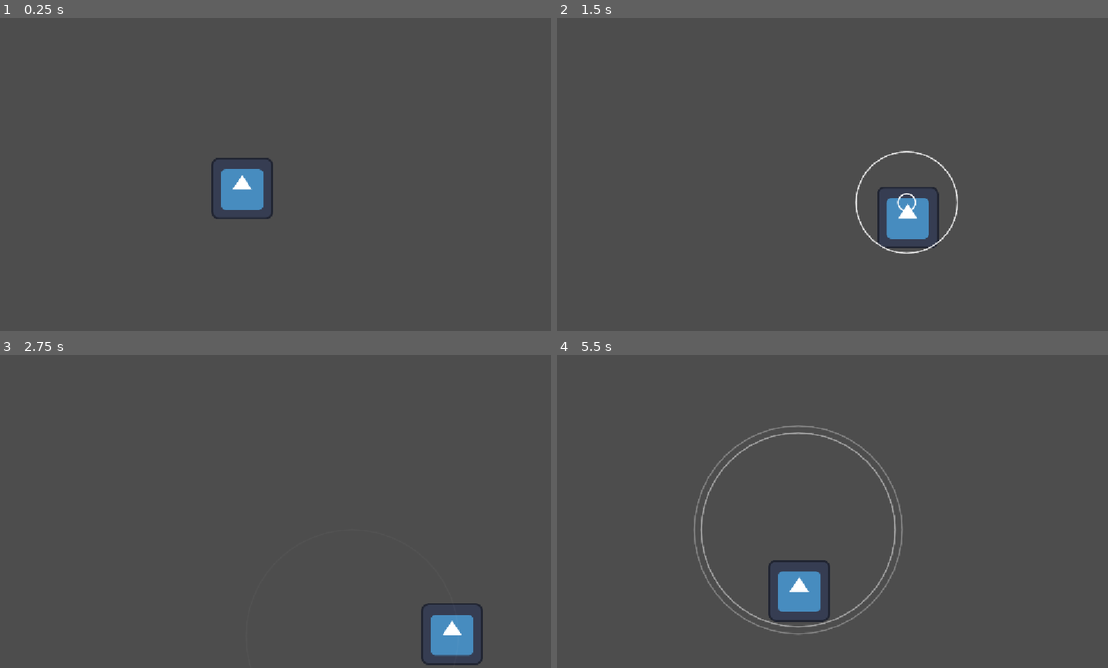
Above: before the commit, frames 1-4 (two rows, left to right).
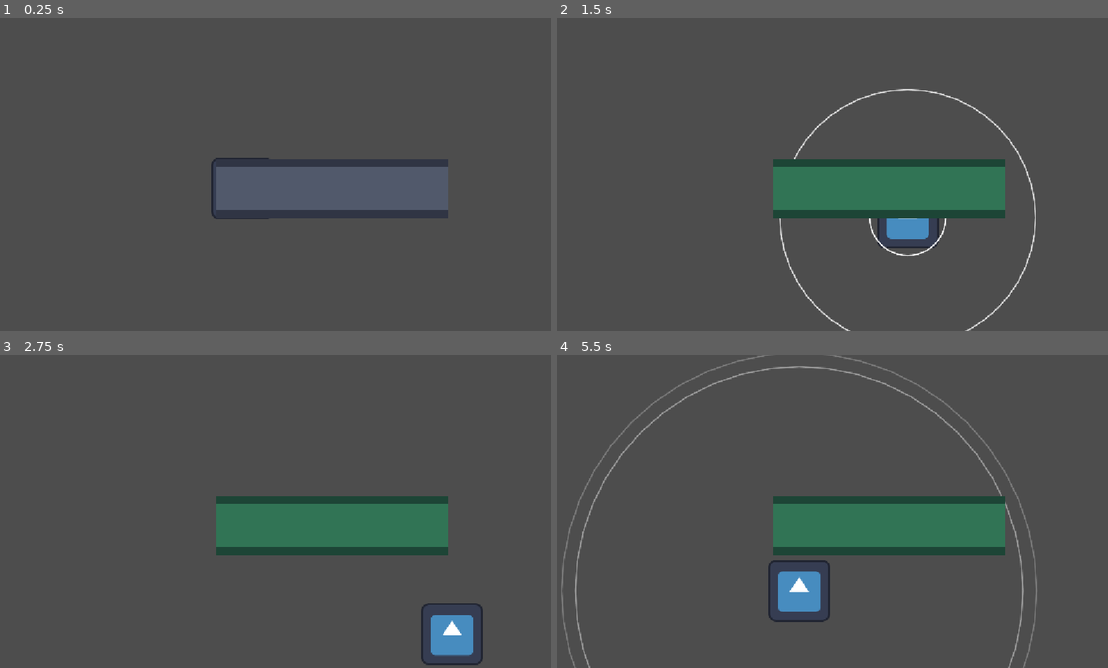
Above: after the commit, the same moments.

Repository: NightInsX/StinkyBonesTests
Game: Godot game, scene res://node_2d.tscn
Same seed, same stepped clock (60 frames per second), same inputs: the game is played once before the commit and once after it. The engine's default icon, where the game draws it, is replaced by a stand-in: a white triangle on a blue panel in a dark square.
Inputs (mouse positions are in pixels of both pictures, inside the frame that each line leads up to):
- Up to frame 1 (0.25 s): no input
- Up to frame 2 (1.5 s): tap Enter at 0.5 s; move the mouse to (953, 158) at 0.52 s; press the mouse at (953, 158) at 0.53 s; hold D (Right) 0.53-1.28 s; move the mouse to (716, 190) at 1.27 s; release the mouse at (716, 190) at 1.28 s; hold S (Down) from 1.28 s (still down); click (716, 190) at 1.35 s
- Up to frame 3 (2.75 s): move the mouse to (330, 442) at 2.02 s; release S (Down) at 2.03 s; press the mouse at (330, 442) at 2.03 s; hold D (Right) from 2.03 s (still down)
- Up to frame 4 (5.5 s): move the mouse to (804, 574) at 2.77 s; release D (Right) at 2.78 s; release the mouse at (804, 574) at 2.78 s; hold W (Up) 2.78-3.53 s; click (804, 574) at 2.85 s; move the mouse to (997, 558) at 3.52 s; press the mouse at (997, 558) at 3.53 s; hold A (Left) 3.53-5.03 s; move the mouse to (661, 464) at 4.27 s; release the mouse at (661, 464) at 4.28 s; click (661, 464) at 4.35 s; move the mouse to (860, 511) at 5.02 s; press the mouse at (860, 511) at 5.03 s; hold S (Down) from 5.03 s (still down)

The runs differ from the first frame. In frame 1, 7.4% of the frame differs, in the area x 39-82%, y 45-64%; in frame 2, 8.9%; in frame 3, 8.0%; in frame 4, 10%, in the area x 0-88%, y 0-100%.

Commit message:
Se ha cambiado el diseño de la onda así como la forma de deteccion de la posición

Diff:
--- a/node_2d.tscn
+++ b/node_2d.tscn
@@ -2,6 +2,7 @@
 
 [ext_resource type="Script" uid="uid://b530156is5fdc" path="res://scripts/character_body_2d.gd" id="1_0e48y"]
 [ext_resource type="Texture2D" uid="uid://dj3h0rabrid5m" path="res://icon.svg" id="2_epypp"]
+[ext_resource type="PackedScene" path="res://scenes/pasillo.tscn" id="3_pasillo"]
 
 [sub_resource type="RectangleShape2D" id="RectangleShape2D_ybya7"]
 size = Vector2(131, 130)
@@ -9,14 +10,17 @@
 [node name="Node2D" type="Node2D" unique_id=1357452882]
 position = Vector2(-2, 4)
 
-[node name="CharacterBody2D" type="CharacterBody2D" parent="." unique_id=339200328]
+[node name="girl" type="CharacterBody2D" parent="." unique_id=339200328]
 position = Vector2(514, 349)
 script = ExtResource("1_0e48y")
 metadata/_edit_group_ = true
 
-[node name="Sprite2D" type="Sprite2D" parent="CharacterBody2D" unique_id=2090177265]
+[node name="Sprite2D" type="Sprite2D" parent="girl" unique_id=2090177265]
 texture = ExtResource("2_epypp")
 
-[node name="CollisionShape2D" type="CollisionShape2D" parent="CharacterBody2D" unique_id=174669617]
+[node name="CollisionShape2D" type="CollisionShape2D" parent="girl" unique_id=174669617]
 position = Vector2(-1, -1)
 shape = SubResource("RectangleShape2D_ybya7")
+
+[node name="Pasillo" parent="." unique_id=844598171 instance=ExtResource("3_pasillo")]
+position = Vector2(700, 349)
--- a/project.godot
+++ b/project.godot
@@ -11,9 +11,9 @@
 [application]
 
 config/name="ProxectoEco"
+run/main_scene="res://node_2d.tscn"
 config/features=PackedStringArray("4.7", "GL Compatibility")
 config/icon="res://icon.svg"
-run/main_scene="res://node_2d.tscn"
 
 [display]
 
--- /dev/null
+++ b/scenes/pasillo.tscn
@@ -0,0 +1,24 @@
+[gd_scene format=3]
+
+[ext_resource type="Script" path="res://scripts/pasillo.gd" id="1_pasillo"]
+
+[sub_resource type="RectangleShape2D" id="RectangleShape2D_hueco"]
+size = Vector2(480, 90)
+
+[node name="Pasillo" type="Area2D"]
+script = ExtResource("1_pasillo")
+
+[node name="Suelo" type="Polygon2D" parent="."]
+color = Color(0.32, 0.35, 0.42, 1)
+polygon = PackedVector2Array(-240, -45, 240, -45, 240, 45, -240, 45)
+
+[node name="ParedSup" type="Polygon2D" parent="."]
+color = Color(0.19, 0.21, 0.27, 1)
+polygon = PackedVector2Array(-240, -61, 240, -61, 240, -45, -240, -45)
+
+[node name="ParedInf" type="Polygon2D" parent="."]
+color = Color(0.19, 0.21, 0.27, 1)
+polygon = PackedVector2Array(-240, 45, 240, 45, 240, 61, -240, 61)
+
+[node name="CollisionShape2D" type="CollisionShape2D" parent="."]
+shape = SubResource("RectangleShape2D_hueco")
--- a/scripts/character_body_2d.gd
+++ b/scripts/character_body_2d.gd
@@ -4,9 +4,17 @@
 const SPEED = 300.0
 const Ecolocalización = preload("res://scenes/echo.tscn")
 
-@export var wave_max_radius: float = 220.0
+@export var wave_max_radius: float = 500.0
 @export var wave_duration: float = 0.6
-@export var wave_cooldown: float = 0.3  # evita spamear el botón
+@export var wave_cooldown: float = 0.5  # evita spamear el botón
+
+var cooldown := Timer.new()
+
+func _ready() -> void:
+	add_child(cooldown)
+	cooldown.wait_time = wave_cooldown
+	cooldown.one_shot = true
+
 
 func _physics_process( _delta: float) -> void:
 	var direction_x := Input.get_axis("Left", "Right")
@@ -17,23 +25,24 @@
 	move_and_slide()
 
 
-var _cooldown_timer: float = 0.0
-
-
-func _process(delta: float) -> void:
-	if _cooldown_timer > 0.0:
-		_cooldown_timer -= delta
-
-	# Opción A: comprobación continua (útil si el efecto es parte de _process)
-	if Input.is_action_just_pressed("Echo") and _cooldown_timer <= 0.0:
+# El Timer actúa de enfriamiento: mientras esté parado se puede volver a
+# lanzar. Con one_shot se para solo al expirar, así que no hay que resetearlo.
+func _unhandled_input(event: InputEvent) -> void:
+	if event.is_action_pressed("Echo") and cooldown.is_stopped():
 		emitir_onda()
 
 
 func emitir_onda() -> void:
-	var wave = Ecolocalización.instantiate()
-	wave.global_position = global_position
+	var wave := Ecolocalización.instantiate() as Echo
+	# Hija de la niña, no de la escena: así la onda nace pegada a ella.
+	add_child(wave)
+	# Ojo: al ser hija hay que posicionarla en coordenadas LOCAL. Si le
+	# pusiéramos global_position antes de add_child(), su position ya valdría
+	# (514, 349) y al colgar de la niña se sumaría otra vez el transform del
+	# padre, dejando la onda en (1028, 698), en el pasillo de al lado.
+	wave.position = Vector2.ZERO
 	wave.max_radius = wave_max_radius
 	wave.duration = wave_duration
-	get_tree().current_scene.add_child(wave)
+	cooldown.start()
 
-	_cooldown_timer = wave_cooldown
+	print("[personaje] onda lanzada en ", wave.global_position, " radio=", wave.max_radius)
--- a/scripts/echo.gd
+++ b/scripts/echo.gd
@@ -1,6 +1,11 @@
+class_name Echo
 extends Node2D
 
-signal wave_reached(body: Node2D)
+# La onda NO busca cuerpos: solo lleva un Area2D cuyo radio crece.
+# Cada objeto que quiera "oírla" se suscribe con su propio Area2D
+# (ver scripts/pasillo.gd), así que no hace falta ninguna lista de cuerpos
+# detectados aquí ni conectar señales a mano.
+const AREA_GROUP := "echo_onda"
 
 @export var max_radius : float = 200.0
 @export var duration:float = 1
@@ -8,28 +13,51 @@
 @export var ring_delay = 0.1
 @export var color_wave :Color = Color(1.0, 1.0, 1.0)
 @export var line_width = 3
-@export var emit_detection_signal : bool = true
 var _elapsed : float = 0.0
-var _detection_area : Area2D = null
-var _detected_bodies: Array = []
+var _wave_area : Area2D = null
+var _wave_shape : CircleShape2D = null
 
 
 # Called when the node enters the scene tree for the first time.
 func _ready() -> void:
-	if emit_detection_signal:
-		_set_up_detection_area()
+	_build_wave_area()
 
 # Called every frame. 'delta' is the elapsed time since the previous frame.
 func _process(delta: float) -> void:
 	_elapsed += delta
 	queue_redraw()
 
-	if _detection_area:
-		var shape := _detection_area.get_node("CollisionShape2D").shape as CircleShape2D
-		shape.radius = _current_radius(0.0)
+	_wave_shape.radius = _current_radius(0.0)
 
 	if _elapsed >= _total_lifetime():
 		queue_free()
+
+
+# Radio de la onda en este instante. Quien la detecte puede consultarlo
+# para decidir si le ha alcanzado.
+func radio_actual() -> float:
+	return _current_radius(0.0)
+
+
+func _build_wave_area() -> void:
+	_wave_shape = CircleShape2D.new()
+	_wave_shape.radius = 0.0
+
+	var collision := CollisionShape2D.new()
+	collision.name = "CollisionShape2D"
+	collision.shape = _wave_shape
+
+	_wave_area = Area2D.new()
+	_wave_area.name = "WaveArea"
+	_wave_area.add_to_group(AREA_GROUP)
+	# monitoring = false: a la onda no le interesa detectar nada, solo que
+	# otras áreas puedan detectar su forma. monitorable = true (por defecto)
+	# es lo que permite que un pasillo la vea.
+	_wave_area.monitoring = false
+	_wave_area.monitorable = true
+	_wave_area.add_child(collision)
+
+	add_child(_wave_area)
 
 
 func _draw() -> void:
@@ -73,24 +101,3 @@
 # también, o si no se corta a media expansión.
 func _total_lifetime() -> float:
 	return duration + max(ring_count - 1, 0) * ring_delay
-
-func _set_up_detection_area() -> void:
-	_detection_area = Area2D.new()
-	var shape = CircleShape2D.new()
-	shape.radius = 0.0
-
-	var collision := CollisionShape2D.new()
-	collision.shape = shape
-	collision.name = "CollisionShape2D"
-
-	_detection_area.add_child(collision)
-	add_child(_detection_area)
-
-	_detection_area.body_entered.connect(_on_body_entered)
-
-
-func _on_body_entered(body : Node2D) -> void:
-	if body in _detected_bodies:
-		return
-	_detected_bodies.append(body)
-	wave_reached.emit(body)
--- /dev/null
+++ b/scripts/pasillo.gd
@@ -0,0 +1,63 @@
+extends Area2D
+
+#este pasillo es el que detecta que la onda le llegua y que el personaje no esta muy lejos
+
+
+@export var umbral : float = 0.35	#umbral para que no detecte la onda muy lejos
+
+@export var color_activado : Color = Color(0.6, 1.3, 0.8)
+
+var detectado : bool = false
+var _onda : Echo = null
+
+
+func _ready() -> void:
+	area_entered.connect(_on_area_entered)
+	_pintar(false)
+
+
+func _on_area_entered(area: Area2D) -> void:
+	if not area.is_in_group(Echo.AREA_GROUP):
+		return
+	_onda = area.get_parent() as Echo
+	if _onda == null:
+		return
+	print("[pasillo] overlap con onda nacida en ", _onda.global_position)
+
+
+func _process(_delta: float) -> void:
+	# La onda se libera a los ~0.7 s; is_instance_valid es más fiable que
+	# area_exited para enterarse.
+	if _onda != null and not is_instance_valid(_onda):
+		_onda = null
+	_set_detectado(_onda != null and detectar_onda(_onda))
+
+
+# La detección es booleana: o la onda ha crecido lo bastante para llegar
+# al pasillo, o todavía no.
+func detectar_onda(onda: Echo) -> bool:
+	return onda.radio_actual() / max(onda.max_radius, 0.001) >= umbral
+
+
+# Solo imprime cuando el booleano cambia, para no saturar la consola.
+func _set_detectado(valor: bool) -> void:
+	if valor == detectado:
+		return
+	detectado = valor
+	_pintar(valor)
+	if valor:
+		print("[pasillo] RECIBIDA   ", _estado())
+	else:
+		print("[pasillo] NO OYENDO   ", _estado())
+
+
+func _estado() -> String:
+	if _onda == null or not is_instance_valid(_onda):
+		return "sin onda | umbral=%.2f" % umbral
+	return "onda en %s radio=%.1f/%.0f umbral=%.2f" % [
+		_onda.global_position, _onda.radio_actual(), _onda.max_radius, umbral
+	]
+
+
+func _pintar(activado: bool) -> void:
+	modulate = color_activado if activado else Color.WHITE
Binary file added: graphics/sprites/girl.png
Not shown, added: graphics/sprites/girl.png.import
Not shown, added: scripts/pasillo.gd.uid
